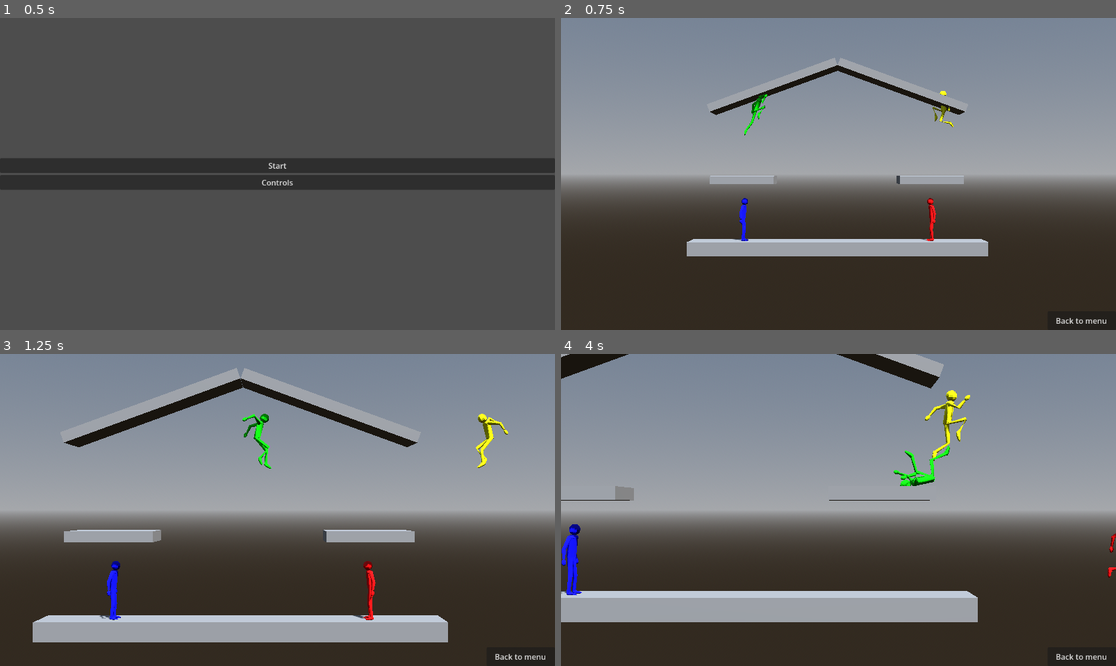
Above: before the commit, frames 1-4 (two rows, left to right).
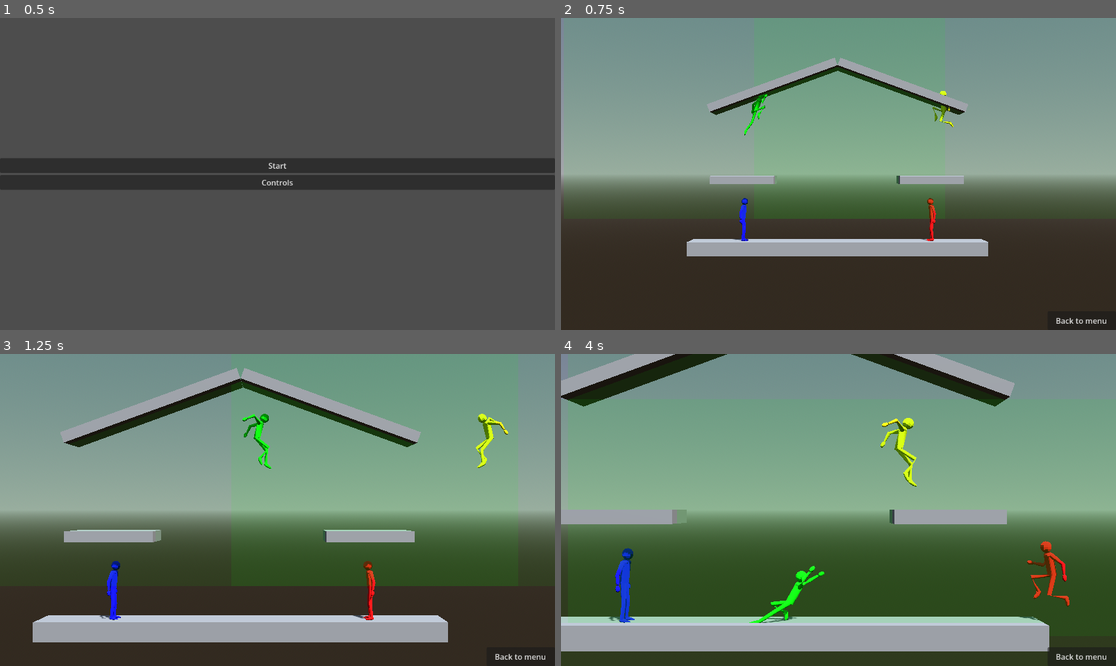
Above: after the commit, the same moments.

Repository: CocoMarck/SuperSmashTux
Game: Godot game, scene res://scenes/main.tscn
The game is run twice, just before and just after one commit, with the same random seed, the same clock (stepped at 60 frames per second) and the same inputs.
Inputs (mouse positions are in pixels of both pictures, inside the frame that each line leads up to):
- Up to frame 1 (0.5 s): no input
- Up to frame 2 (0.75 s): click "Start" at 0.5 s
- Up to frame 3 (1.25 s): no input
- Up to frame 4 (4 s): tap Enter at 1.25 s; move the mouse to (960, 494) at 1.27 s; hold Right (player1_move_right) 1.28-2.03 s; tap K (player1_attack) at 1.35 s; click (960, 494) at 1.42 s; tap / (player1_jump) at 1.52, 2.27, 3.77 s; move the mouse to (727, 525) at 2.02 s; hold Down (player1_move_down) 2.03-2.78 s; tap O (player1_grab) at 2.1 s; move the mouse to (894, 441) at 2.77 s; hold Right (player1_move_right) 2.78-3.53 s; tap L (player1_power_attack) at 2.85 s; move the mouse to (810, 572) at 3.52 s; hold Up (player1_move_up) from 3.53 s (still down); tap P (player1_shield) at 3.6 s; click (810, 572) at 3.67 s

Frame 1 is identical in both runs. In frame 2, 4.0% of the frame differs, in the area x 34-70%, y 15-65%; in frame 3, 11%; in frame 4, 48%, in the area x 0-100%, y 0-96%.

Commit message:
Detection Area.

Diff:
--- a/scripts/npc.gd
+++ b/scripts/npc.gd
@@ -1,5 +1,12 @@
 class_name NPC
 extends PowerFighter
+
+'''
+No player controller
+
+# Recovery
+- Cuando el NPC detecta esta en el aire y detecta una plataforma cercana, intentara llegar a ella.
+'''
 
 # NPC
 var _try_recovery = false
@@ -7,6 +14,91 @@
 var _npc_horizontal_move = true
 var _pin_left = true
 var _pin_right = false
+
+# Rango de vista del NPC.
+var _detection_area : Area3D
+var _detection_counter : float = 0
+var _detection_interval: float = 0.1
+
+# Detección de objetos
+var _detected_platforms : Array[Platform] = []
+
+# Funciones | Detección de objetos
+func check_nearby_objects(delta: float) -> void:
+	# Solo checar si esta en el intervalo
+	_detection_counter += delta
+	if _detection_counter < _detection_interval:
+		return
+	_detection_counter = 0
+
+	# Obtener bodies
+	var bodies := _detection_area.get_overlapping_bodies()
+
+	# Agregar lo que se detecte
+	_detected_platforms.clear()
+	for body in bodies:
+		#print("Detectado: ", body.name)
+		if (
+			is_instance_valid(body) and (body is Platform) ):
+			_detected_platforms.append(body)
+
+# Funciones | Normalizar datos
+func get_nodes_positions(nodes: Array[Node3D]) -> Array[Vector3]:
+	var positions :Array[Vector3] = []
+	for obj in nodes:
+		positions.append(obj.global_position)
+	return positions
+
+func get_position_average_difference(position1: Vector3, position2: Vector3) -> float:
+	'''Obtener diferencia entre dos posiciones'''
+	# Saber cual es la pos max, y cual es la min
+	var max_position :Vector3 = Vector3(
+		max(position1.x, position2.x), max(position1.y, position2.y), max(position1.z, position2.z) )
+	var min_position :Vector3 = Vector3(
+		min(position1.x, position2.x), min(position1.y, position2.y), min(position1.z, position2.z) )
+
+	# Obtener diferencia promedio. Si no hay diferencia, retornar cero, para no dividir cero.
+	var x_difference :float = max_position.x - min_position.x
+	var y_difference :float = max_position.y - min_position.y
+	var z_difference :float = max_position.z - min_position.z
+	var addition :float = (x_difference + y_difference + z_difference)
+	if addition <= 0.0:
+		return 0.0
+	return (addition) / 3
+
+func get_nearest_position(positions: Array[Vector3]) -> Vector3:
+	'''
+	Determina con el global position, la diferencia promedio entre varias posiciones. Y retorna la posición mas cercana.
+	'''
+	# Obtener diferencias
+	var average_differences :Array[float] = []
+	for position in positions:
+		var difference :float = get_position_average_difference(global_position, position)
+		average_differences.append(difference)
+
+	var index_nearest_position: int = 0
+	var min_difference :float = average_differences.min()
+	for index in range(0, average_differences.size()):
+		if average_differences[index] == min_difference:
+			index_nearest_position = index
+			break
+
+	# Retornar la plataforma mas cercana
+	return positions[index_nearest_position]
+
+# Funciones | Detección por tipo de objeto
+func get_nearest_platform_position() -> Vector3:
+	'''
+	Obtener la posición de la plataforma mas cercana con respecto al NPC.
+	'''
+	# Obtrener posiciones de plataformas
+	var nodes : Array[Node3D] = []
+	for node in _detected_platforms:
+		nodes.append( node as Node3D )
+	var positions :Array[Vector3] = get_nodes_positions(nodes)
+
+	# Obtener diferencias
+	return get_nearest_position(positions)
 
 # Funciones | Apariencia.
 func _get_default_material() -> Material:
@@ -16,10 +108,16 @@
 	return GlobalUtils.NPC_MATERIAL
 
 # Funciones | Procesar AI
-func _process_ai(delta, frame: FrameMotionSignals):
+func _process_ai(delta: float, frame: FrameMotionSignals):
 	'''
 	Recomendado hacer esto modular, por ahora puede ser súper monolítico.
 	'''
+	# Detectar objetos mas que entraron al area y trabajar con ello.
+	check_nearby_objects(delta)
+	if _detected_platforms.size() > 0:
+		var nearest_platform_position = get_nearest_platform_position()
+		print("Posición de plataforma mas cercana: ", nearest_platform_position)
+
 	# Todavia no tiene movimiento horizontal, solo salta en su lugar.
 	_move_left = false
 	_move_right = false
@@ -27,7 +125,7 @@
 	_move_down = false
 	_attack = false
 	_jump = false
-	_move_down = true
+	_move_down = false
 
 	# Validar que existan datos para el NPC
 	if frame == null:
@@ -64,3 +162,36 @@
 # Funciones | Probablemente no se use
 func _collect_input() -> void:
 	pass
+
+func _ready():
+	super()
+
+	# Instancear Detection area
+	_detection_area = Area3D.new()
+	_detection_area.name = "DetectionArea"
+	add_child(_detection_area)
+
+	# Detection area | collision shape
+	var collision := CollisionShape3D.new()
+	var box := BoxShape3D.new()
+	box.size = Vector3(16.0, 9.0, 0.5)
+
+	collision.shape = box
+	_detection_area.add_child(collision)
+
+	# Detection area | Lo visible
+	var mesh_instance := MeshInstance3D.new()
+
+	var mesh := BoxMesh.new()
+	mesh.size = box.size
+
+	mesh_instance.mesh = mesh
+	_detection_area.add_child(mesh_instance)
+
+	# Detection area | Material
+	var material := StandardMaterial3D.new()
+	material.albedo_color = Color(0.0, 1.0, 0.0, 0.075)
+	material.transparency = BaseMaterial3D.TRANSPARENCY_ALPHA
+	material.shading_mode = BaseMaterial3D.SHADING_MODE_UNSHADED
+
+	mesh_instance.material_override = material
